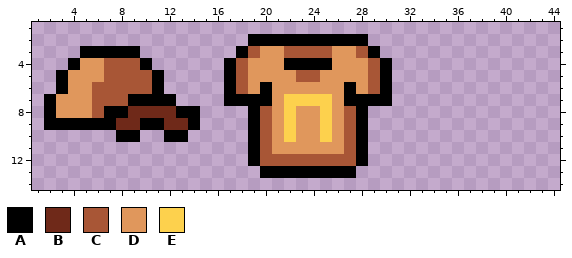
Edited in one commit: pixel-art sprite (items/armors/lutrin/lutrin-outfit1/icons.png). Above: the version before the commit.
The file is 64x16 pixels. Colours within 5 levels of each other are drawn and written as one. Shown: x 1..44, y 1..14.
Palette (. is transparent): A #000000  B #6f2919  C #a85636  D #e0975c  E #fdd14d
Pixels before, first column x 2:
 2 .................AAAAAAAAAA..
 3 ...AAAAA........ACDDCCCCDDCA.
 4 ..ADDCCCA......ACDDDAAAADDDCA
 5 .ADDDCCCCA.....ACDDDDCCDDDDCA
 6 .ADDCCCCCA.....ACDADDDDDDADCA
 7 ADDDCCCAAAA....AAAADEEEEDAAAA
 8 ADDDCAABBBBAA....ACDEDDEDCA..
 9 AAAAAABBAABBA....ACDEDDEDCA..
10 ......AA..AA.....ACDEDDEDCA..
11 .................ACDDDDDDCA..
12 .................ACCCCCCCCA..
13 ..................AAAAAAAA...
The same view after the edit:
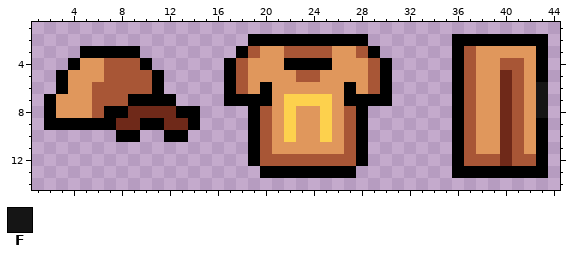
Colours new in this view: F #151515
Difference:
The author put colour A in row 2 at x 36 to 43; in rows 3 to 5 at x 36 and 43; in rows 6 to 8 at x 36; in rows 9 to 12 at x 36 and 43; in row 13 at x 36 to 43.
The author put colour B in rows 5 to 12 at x 40.
The author put colour C in row 3 at x 37; in row 4 at x 37 and 40 to 41; in rows 5 to 11 at x 37 and 41; in row 12 at x 37 to 39 and 41 to 42.
The author put colour D in row 3 at x 38 to 42; in rows 4 to 11 at x 38 to 39 and 42.
The author put colour F in rows 6 to 8 at x 43.
Boxes around the changes in both pictures, in picture pixels (x1, y1, x2, y2):
added: (452, 34, 548, 178)
